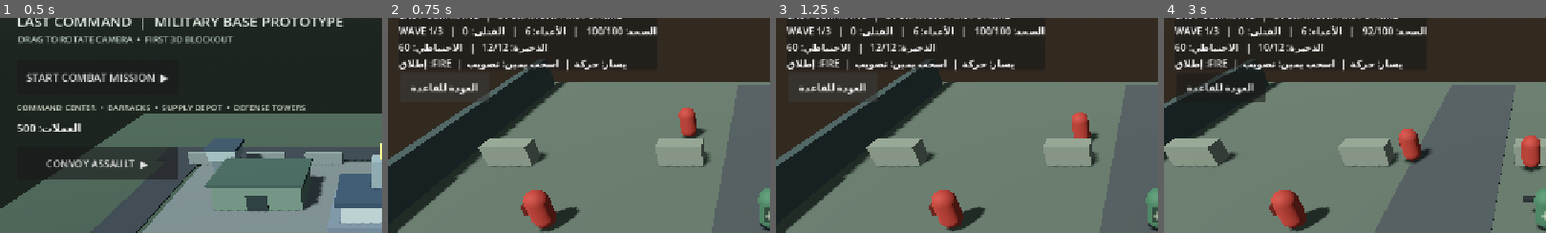
Above: before the commit, frames 1-4 (left to right).
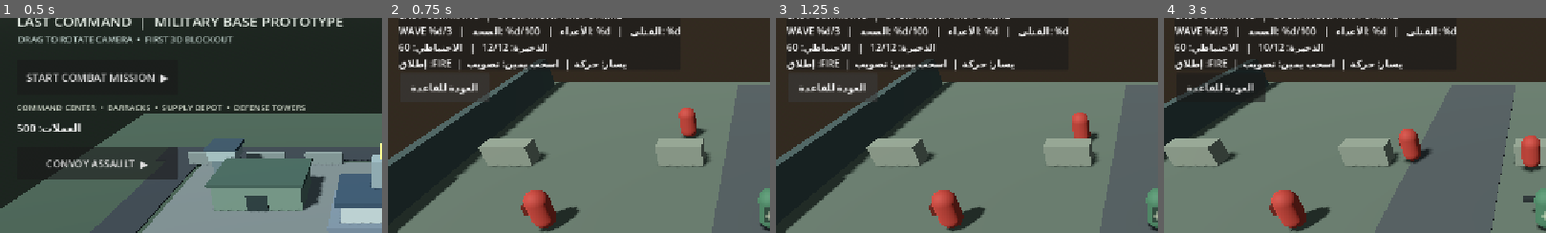
Above: after the commit, the same moments.

Repository: alshwqazf70-svg/last-command-android
Game: Godot game, scene res://scenes/base_preview.tscn
The game is run twice, just before and just after one commit, with the same random seed, the same clock (stepped at 60 frames per second) and the same inputs.
Inputs (mouse positions are % of the whole screen's width and height, from its top left):
- Up to frame 1 (0.5 s): no input
- Up to frame 2 (0.75 s): click "START COMBAT MISSION ▶" at 0.5 s
- Up to frame 3 (1.25 s): no input
- Up to frame 4 (3 s): tap Enter (ui_accept) at 1.25, 1.52 s; move the mouse to (72, 45) at 1.27 s; hold Right (ui_right) 1.28-2 s; click (72, 45) at 1.42 s; drag from (30, 55) to (45, 70) at 2.02 s; move the mouse to (60, 28) at 2.77 s; hold Right (ui_right) from 2.78 s (still down)
The pictures show only the part of the screen within x 0-50%, y 5-55%; the shares and areas given below are measured in that part.

Frame 1 is identical in both runs. In frame 2, 1.6% of the frame differs, in the area x 10-77%, y 3-9%; in frame 3, 1.6%; in frame 4, 1.7%.

Commit message:
Display upgraded headquarters health correctly in combat HUD

Diff:
--- a/project/scripts/mission.gd
+++ b/project/scripts/mission.gd
@@ -40,6 +40,7 @@
 var hq_level := 1
 var depot_level := 1
 var mission_reward := 250
+var max_player_health := 100.0
 
 func _ready() -> void:
 	_load_base_bonuses()
@@ -57,7 +58,8 @@
 	barracks_level = clampi(int(config.get_value("buildings", "barracks", 1)), 1, 5)
 	depot_level = clampi(int(config.get_value("buildings", "depot", 1)), 1, 5)
 	tower_level = clampi(int(config.get_value("buildings", "tower", 1)), 1, 5)
-	player_health = 100.0 + float(hq_level - 1) * 5.0
+	max_player_health = 100.0 + float(hq_level - 1) * 5.0
+	player_health = max_player_health
 	mission_reward = 250 + (depot_level - 1) * 50
 
 func _build_world() -> void:
@@ -409,7 +411,7 @@
 func _update_hud() -> void:
 	if health_label == null:
 		return
-	health_label.text = "WAVE %d/3   |   الصحة: %d/100   |   الأعداء: %d   |   القتلى: %d" % [current_wave, int(player_health), enemies.size(), kills]
+	health_label.text = "WAVE %d/3   |   الصحة: %d/100   |   الأعداء: %d   |   القتلى: %d" % [current_wave, int(player_health), int(max_player_health), enemies.size(), kills]
 	if ammo_label != null:
 		var boss_text := ""
 		for entry in enemies:
